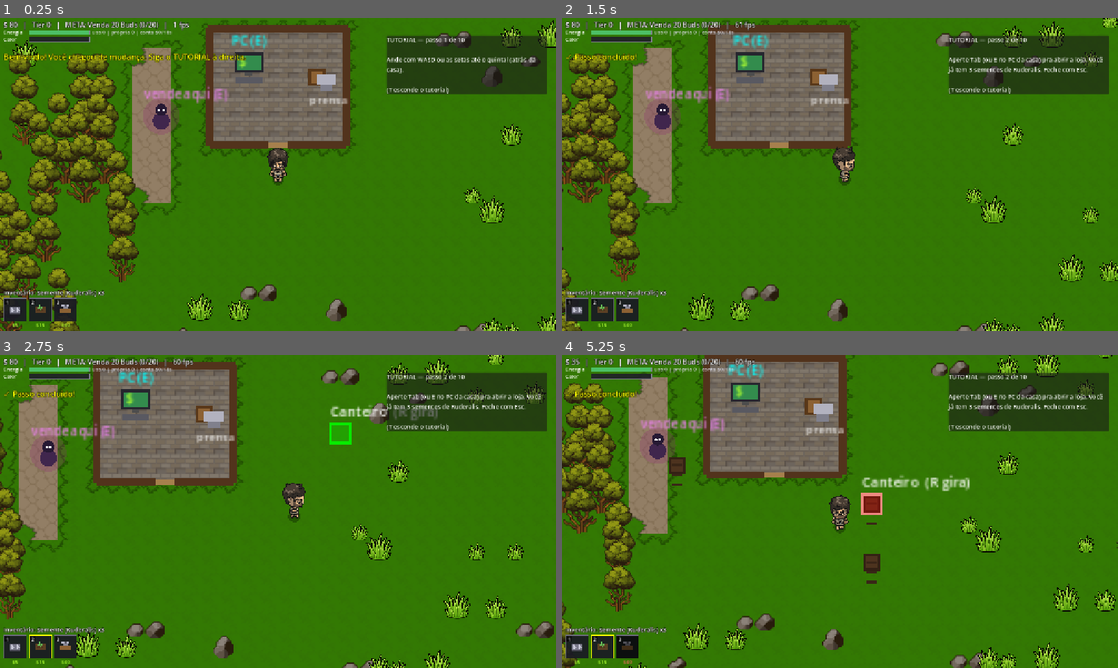
Above: before the commit, frames 1-4 (two rows, left to right).
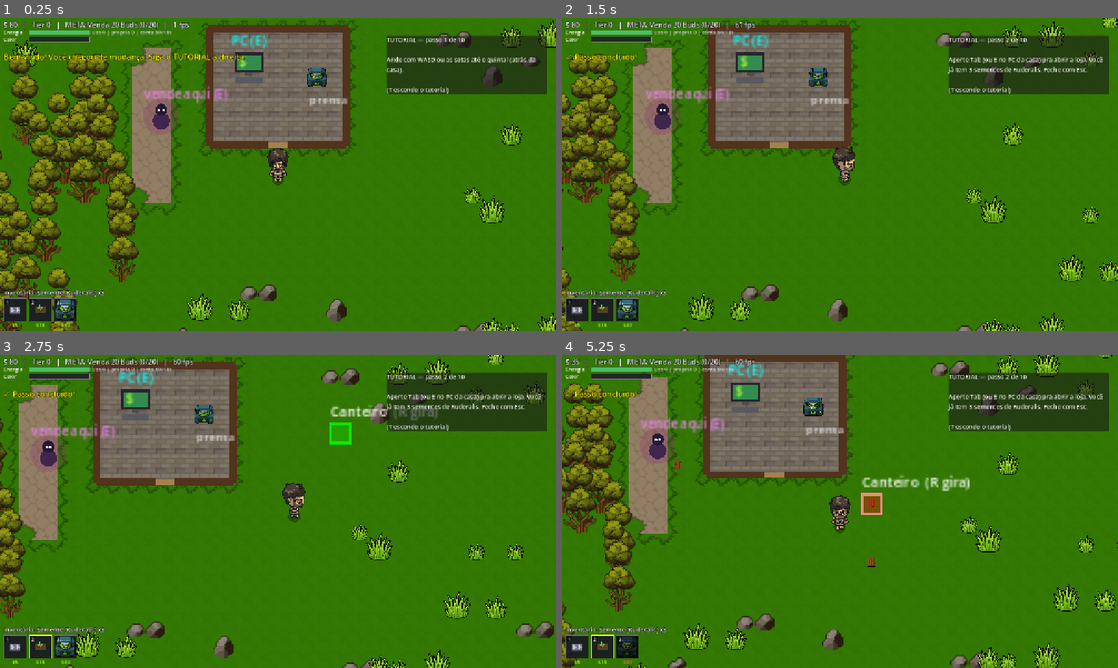
Above: after the commit, the same moments.

Repository: HendryGabriel/canabisprojectbrasiliangame
Game: Godot game, scene res://src/main.tscn
The game is run twice, just before and just after one commit, with the same random seed, the same clock (stepped at 60 frames per second) and the same inputs.
Inputs (mouse positions are in pixels of both pictures, inside the frame that each line leads up to):
- Up to frame 1 (0.25 s): no input
- Up to frame 2 (1.5 s): tap Enter at 0.5 s; move the mouse to (962, 158) at 0.52 s; hold D 0.53-1.25 s; hold E 0.53-1.25 s; click (962, 158) at 0.67 s; drag from (728, 190) to (812, 237) at 1.27 s
- Up to frame 3 (2.75 s): move the mouse to (333, 442) at 2.02 s; hold D from 2.03 s (still down); tap 2 at 2.1 s
- Up to frame 4 (5.25 s): release D at 2.75 s; drag from (812, 574) to (673, 464) at 2.77 s; move the mouse to (1006, 558) at 3.52 s; hold A 3.53-4.25 s; tap 4 at 3.6 s; drag from (673, 464) to (756, 433) at 4.27 s; move the mouse to (867, 511) at 5.02 s; hold S from 5.03 s (still down); tap 6 at 5.1 s; click (867, 511) at 5.17 s

The runs differ from the first frame. In frame 1, 0.5% of the frame differs, in the area x 10-61%, y 16-97%; in frame 2, 0.5%; in frame 3, 0.5%; in frame 4, 0.9%, in the area x 10-58%, y 13-96%.

Commit message:
feat: novos sprites de maquina, esteira animada e canteiro arado
MACHINE_SPRITES agora aceita [caminho, regiao] e recorta a maquina da folha (regioes dos *_sprites.json): CBD, Ice e Fornalha (canabidiol_ice_furnace), Prensa->bancada, Grinder->maq_haxixe e Serra->extrator_madeira (prensaauto_haxixe_madeiraextrator), Boladora e Misturadora (prensado_and_mix). Esteira: 5 frames gerados do sprite esteira.png por rolagem com wrap, animados no relogio da sim e rotacionados pela direcao. Canteiro usa arado.png (mais claro enquanto seco). crafting_and_research ficou de fora (sem maquina correspondente ainda).

Co-Authored-By: Claude Fable 5 <noreply@anthropic.com>

Diff:
--- a/src/defs.gd
+++ b/src/defs.gd
@@ -87,11 +87,20 @@
 	"extrator_areia": {"t": 60, "in": {}, "out": "areia", "n": 1},
 }
 
-# Sprites de maquina fornecidos (substituem o icone procedural no mundo e na hotbar).
+# Sprites de maquina fornecidos: [caminho, regiao no atlas] (Rect2() = imagem inteira).
+# Regioes vem dos *_sprites.json de cada folha. Substituem o icone procedural.
 const MACHINE_SPRITES := {
-	"maq_pura": "res://src/ASSETS/MACHINE_ICONS/refine_weed.png",
-	"fab_seda": "res://src/ASSETS/MACHINE_ICONS/silk_machine.png",
-	"estufa_mini": "res://src/ASSETS/MACHINE_ICONS/mini_estufa.png",
+	"maq_pura": ["res://src/ASSETS/MACHINE_ICONS/refine_weed.png", Rect2()],
+	"fab_seda": ["res://src/ASSETS/MACHINE_ICONS/silk_machine.png", Rect2()],
+	"estufa_mini": ["res://src/ASSETS/MACHINE_ICONS/mini_estufa.png", Rect2()],
+	"maq_cbd": ["res://src/ASSETS/MACHINE_ICONS/canabidiol_ice_furnace.png", Rect2(157, 52, 506, 467)],
+	"maq_ice": ["res://src/ASSETS/MACHINE_ICONS/canabidiol_ice_furnace.png", Rect2(762, 46, 477, 472)],
+	"fornalha": ["res://src/ASSETS/MACHINE_ICONS/canabidiol_ice_furnace.png", Rect2(765, 550, 480, 461)],
+	"bancada": ["res://src/ASSETS/MACHINE_ICONS/prensaauto_haxixe_madeiraextrator.png", Rect2(69, 260, 401, 539)],
+	"maq_haxixe": ["res://src/ASSETS/MACHINE_ICONS/prensaauto_haxixe_madeiraextrator.png", Rect2(530, 265, 366, 534)],
+	"extrator_madeira": ["res://src/ASSETS/MACHINE_ICONS/prensaauto_haxixe_madeiraextrator.png", Rect2(926, 294, 290, 478)],
+	"maq_baseado": ["res://src/ASSETS/MACHINE_ICONS/prensado_and_mix.png", Rect2(196, 596, 449, 412)],
+	"maq_blend": ["res://src/ASSETS/MACHINE_ICONS/prensado_and_mix.png", Rect2(759, 563, 489, 466)],
 }
 
 # Estufas: consomem 1 semente + agua por ciclo, produzem buds (GDD §5).
--- a/src/render.gd
+++ b/src/render.gd
@@ -66,6 +66,7 @@
 
 var _atlas: Array = [null, null, null]  # [rocks, vegetation, tallgrass]
 var _decor_chunks := {}                 # Vector2i -> Array de {a, src, dst}
+var _arado: Texture2D                   # terra arada (sprite do canteiro)
 
 
 func _carrega_atlases() -> void:
@@ -73,6 +74,10 @@
 	_atlas[0] = ImageTexture.create_from_image(load("res://src/ASSETS/STATIC/Rocks.png").get_image())
 	_atlas[1] = ImageTexture.create_from_image(load("res://src/ASSETS/STATIC/Vegetation.png").get_image())
 	_atlas[2] = ImageTexture.create_from_image(load("res://src/ASSETS/EARLYGAME/TALLGRASS.png").get_image())
+	var ar: Image = load("res://src/ASSETS/STATIC/arado.png").get_image()
+	ar.convert(Image.FORMAT_RGBA8)
+	_arado = ImageTexture.create_from_image(ar.get_region(ar.get_used_rect()))  # corta o fundo
+	_bake_esteira()
 	# mato limpo muda o terreno -> invalida o cache de decor daquele chunk
 	Sim.mato_limpo.connect(func(cell: Vector2i):
 		_decor_chunks.erase(Vector2i(Sim._fdiv(cell.x, Sim.CHUNK), Sim._fdiv(cell.y, Sim.CHUNK))))
@@ -213,18 +218,31 @@
 
 # ---------------- esteira / cano / poco ----------------
 
+var _esteira_frames: Array = []  # 5 frames gerados do sprite (rolagem com wrap)
+
+func _bake_esteira() -> void:
+	# o sprite e um segmento unico: deslocar o conteudo verticalmente com wrap
+	# gera os 5 quadros da animacao "andando pra frente" (sprite aponta pro Norte)
+	var src: Image = load("res://src/ASSETS/STATIC/esteira.png").get_image()
+	src.convert(Image.FORMAT_RGBA8)
+	var w := src.get_width()
+	var h := src.get_height()
+	for i in 5:
+		var img := Image.create(w, h, false, Image.FORMAT_RGBA8)
+		var off := i * h / 5
+		img.blit_rect(src, Rect2i(0, off, w, h - off), Vector2i(0, 0))
+		img.blit_rect(src, Rect2i(0, 0, w, off), Vector2i(0, h - off))
+		_esteira_frames.append(ImageTexture.create_from_image(img))
+
+
 func _draw_esteira(e: Dictionary, px: Rect2) -> void:
-	draw_rect(px.grow(-1), Color(0.30, 0.30, 0.34), true)
-	draw_rect(px.grow(-4), Color(0.45, 0.45, 0.50), true)
-	# trilhos laterais
+	var c := px.get_center()
 	var v := Vector2(Sim.DIRS[e["dir"]])
-	var p := Vector2(-v.y, v.x)
-	# setas animadas correndo na direcao (visual apenas — nao afeta a sim)
-	var anim := fmod((Sim.tick * Sim.FRAMES_POR_TICK + Sim._frame_acc) * 0.55, 12.0)
-	var c := px.get_center()
-	for i in range(-1, 2):
-		var base := c + v * (i * 12.0 + anim - 6.0)
-		draw_colored_polygon(PackedVector2Array([base + v * 4, base - v * 2 + p * 5, base - v * 2 - p * 5]), Color(0.62, 0.62, 0.68))
+	# frame avanca com o relogio da sim; rotacao aponta o sprite pra direcao da esteira
+	var frame := int((Sim.tick * Sim.FRAMES_POR_TICK + Sim._frame_acc) / 4) % 5
+	draw_set_transform(c, e["dir"] * PI / 2.0, Vector2.ONE)
+	draw_texture_rect(_esteira_frames[frame], Rect2(-HALF_TILE, -HALF_TILE, TILE, TILE), false)
+	draw_set_transform(Vector2.ZERO, 0.0, Vector2.ONE)
 	if e["item"] != "":
 		# interpolacao suave entre ticks (GDD §9: sim discreta, visual fluido)
 		var frac := clampf((e["prog"] + Sim._frame_acc / float(Sim.FRAMES_POR_TICK)) / Sim.BELT_T, 0.0, 1.0)
@@ -270,12 +288,17 @@
 
 func _draw_canteiro(e: Dictionary, px: Rect2) -> void:
 	var fase: int = e["fase"]
-	var solo := Color(0.42, 0.30, 0.18) if fase == 1 else Color(0.30, 0.20, 0.12)  # seco mais claro
-	draw_rect(px.grow(-2), solo, true)
-	draw_rect(px.grow(-2), Color(0.20, 0.13, 0.08), false, 2.0)
-	for i in 3:  # sulcos
-		var sy: float = px.position.y + 8 + i * 8
-		draw_line(Vector2(px.position.x + 4, sy), Vector2(px.end.x - 4, sy), solo.darkened(0.25), 2.0)
+	if _arado != null:
+		# sprite de terra arada; mais clarinho enquanto seco (esperando rega)
+		var mod := Color(1.2, 1.1, 0.95) if fase == 1 else Color.WHITE
+		draw_texture_rect(_arado, px, false, mod)
+	else:
+		var solo := Color(0.42, 0.30, 0.18) if fase == 1 else Color(0.30, 0.20, 0.12)
+		draw_rect(px.grow(-2), solo, true)
+		draw_rect(px.grow(-2), Color(0.20, 0.13, 0.08), false, 2.0)
+		for i in 3:  # sulcos
+			var sy: float = px.position.y + 8 + i * 8
+			draw_line(Vector2(px.position.x + 4, sy), Vector2(px.end.x - 4, sy), solo.darkened(0.25), 2.0)
 	var c := px.get_center()
 	var cor: Color = COR_CEPA.get(e["cepa"], Color(0.4, 0.7, 0.3))
 	match fase:
@@ -381,16 +404,24 @@
 	if not Defs.MACHINE_SPRITES.has(t):
 		return null
 	if not _spr_cache.has(t):
-		var src: Texture2D = load(Defs.MACHINE_SPRITES[t])
-		_spr_cache[t] = ImageTexture.create_from_image(src.get_image())
+		var info: Array = Defs.MACHINE_SPRITES[t]
+		var img: Image = load(info[0]).get_image()
+		var r: Rect2 = info[1]
+		if r.size.x > 0:
+			img = img.get_region(Rect2i(r))  # recorta a maquina da folha
+		_spr_cache[t] = ImageTexture.create_from_image(img)
 	return _spr_cache[t]
 
 
 func _draw_bancada(e: Dictionary, px: Rect2) -> void:
-	draw_rect(px.grow(-2), Color(0.55, 0.38, 0.20), true)     # mesa
-	draw_rect(px.grow(-2), Color(0.35, 0.22, 0.10), false, 2.0)
-	draw_rect(Rect2(px.position + Vector2(8, 6), Vector2(16, 8)), Color(0.70, 0.70, 0.75), true)   # prensa
-	draw_rect(Rect2(px.position + Vector2(11, 14), Vector2(10, 6)), Color(0.50, 0.50, 0.55), true)
+	var tex := _sprite_maq("bancada")
+	if tex != null:
+		draw_texture_rect(tex, px, false)
+	else:
+		draw_rect(px.grow(-2), Color(0.55, 0.38, 0.20), true)     # mesa
+		draw_rect(px.grow(-2), Color(0.35, 0.22, 0.10), false, 2.0)
+		draw_rect(Rect2(px.position + Vector2(8, 6), Vector2(16, 8)), Color(0.70, 0.70, 0.75), true)   # prensa
+		draw_rect(Rect2(px.position + Vector2(11, 14), Vector2(10, 6)), Color(0.50, 0.50, 0.55), true)
 	if e["prog"] > 0:
 		_barra_prog(px, e["prog"], Defs.RECEITAS["bancada"]["t"] * 256)
 		draw_string(_fonte, px.position + Vector2(0, -4), "segure E!", HORIZONTAL_ALIGNMENT_LEFT, -1, 10, Color.YELLOW)
--- a/src/ui.gd
+++ b/src/ui.gd
@@ -565,7 +565,12 @@
 	static var _tex_cache := {}
 	static func _spr(tipo: String) -> Texture2D:
 		if not _tex_cache.has(tipo):
-			_tex_cache[tipo] = ImageTexture.create_from_image(load(Defs.MACHINE_SPRITES[tipo]).get_image())
+			var info: Array = Defs.MACHINE_SPRITES[tipo]
+			var img: Image = load(info[0]).get_image()
+			var r: Rect2 = info[1]
+			if r.size.x > 0:
+				img = img.get_region(Rect2i(r))
+			_tex_cache[tipo] = ImageTexture.create_from_image(img)
 		return _tex_cache[tipo]
 
 	func _gui_input(ev: InputEvent) -> void:
